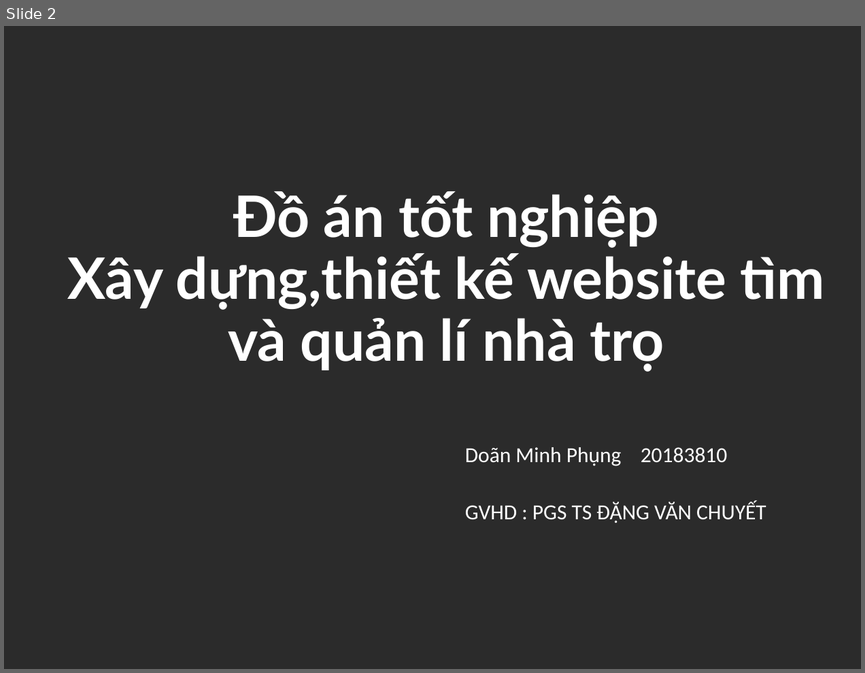
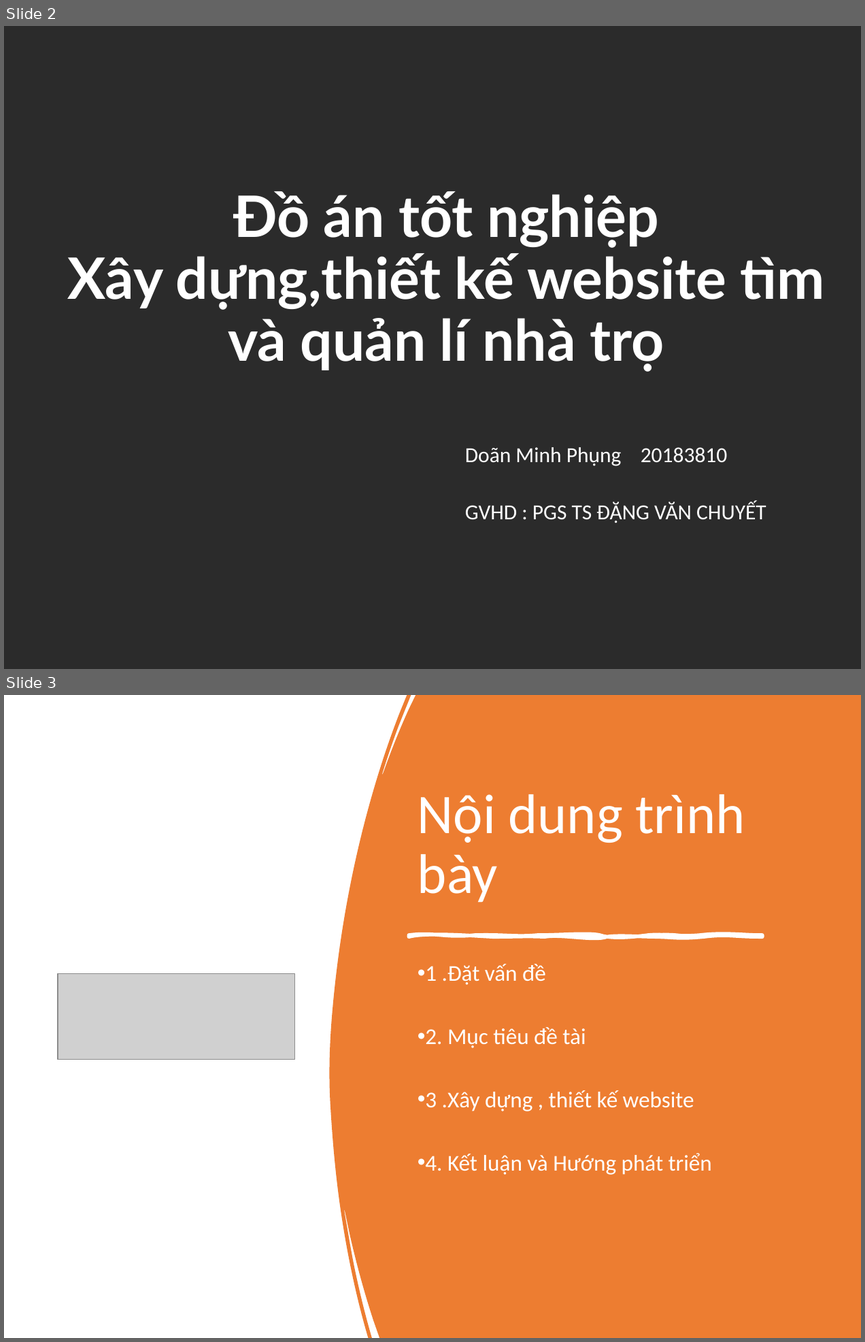
Before and after one commit to doanphung0402/timnhanhanh, a slide deck: report/soict_datn.pptx. Shown one above the other, each under a label of ours: slide 2 before the commit, slides 2 and 3 after it. The pictures are 865x673 and 865x1342 pixels, drawn with LibreOffice and Linux fonts; fonts in the diff are those of the drawing; grey boxes stand for pictures; background and template pictures are left out; a plain dark background stands for a picture behind light text. Boxes give left, top, right and bottom in pixels: in the first picture for what was removed or moved away, otherwise in the second. Text is boxed around its words. In the diff, an @@ line names an element or a change of style, - is before the commit and + after.

```diff
--- a/report/soict_datn.pptx
+++ b/report/soict_datn.pptx
@@ slide 3 added at (x1=4, y1=695, x2=861, y2=1338), background #FFFFFF @@
@@ freeform shape added at (x1=330, y1=695, x2=861, y2=1338), fill #ED7D31 @@
@@ text added at (x1=417, y1=794, x2=745, y2=902), 47 pt, text #FFFFFF @@
+Nội dung trình bày
@@ freeform shape added at (x1=409, y1=935, x2=762, y2=936), fill #FFFFFF, outline #FFFFFF 3 pt @@
@@ picture added at (x1=58, y1=974, x2=294, y2=1059) @@
@@ text added at (x1=425, y1=964, x2=712, y2=1174), 19 pt, text #FFFFFF @@
+• 1 .Đặt vấn đề
+• 2. Mục tiêu đề tài
+• 3 .Xây dựng , thiết kế website
+• 4. Kết luận và Hướng phát triển
```
Also in this commit, not shown: 9 slides changed, 6 other slides added, 4 slides removed, 22 other files.
